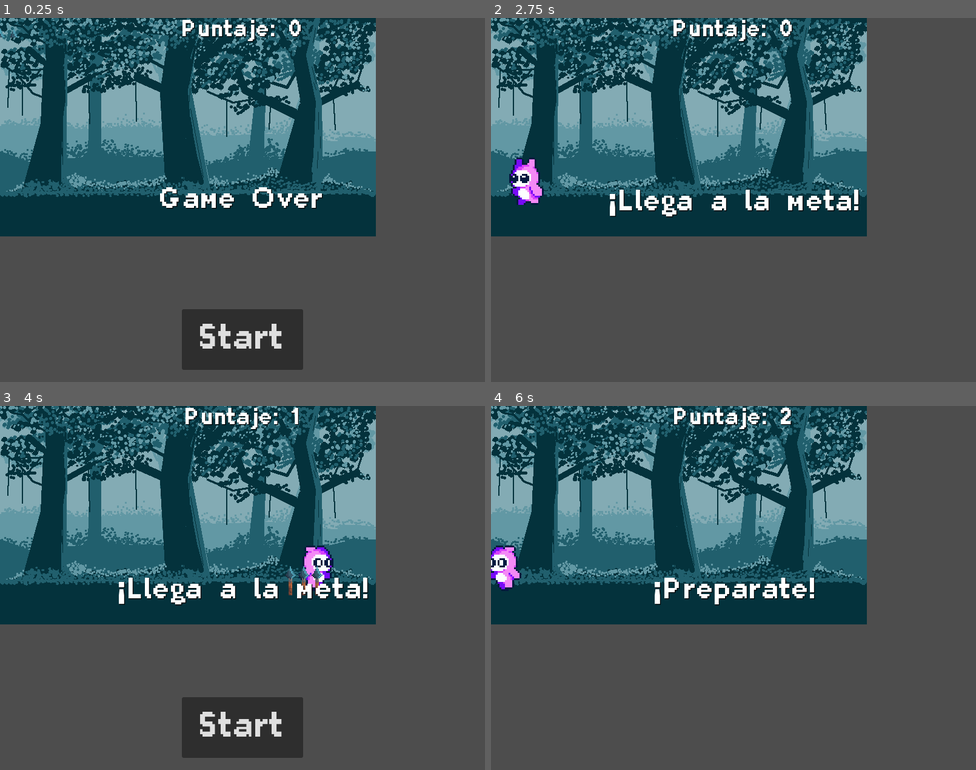
Above: before the commit, frames 1-4 (two rows, left to right).
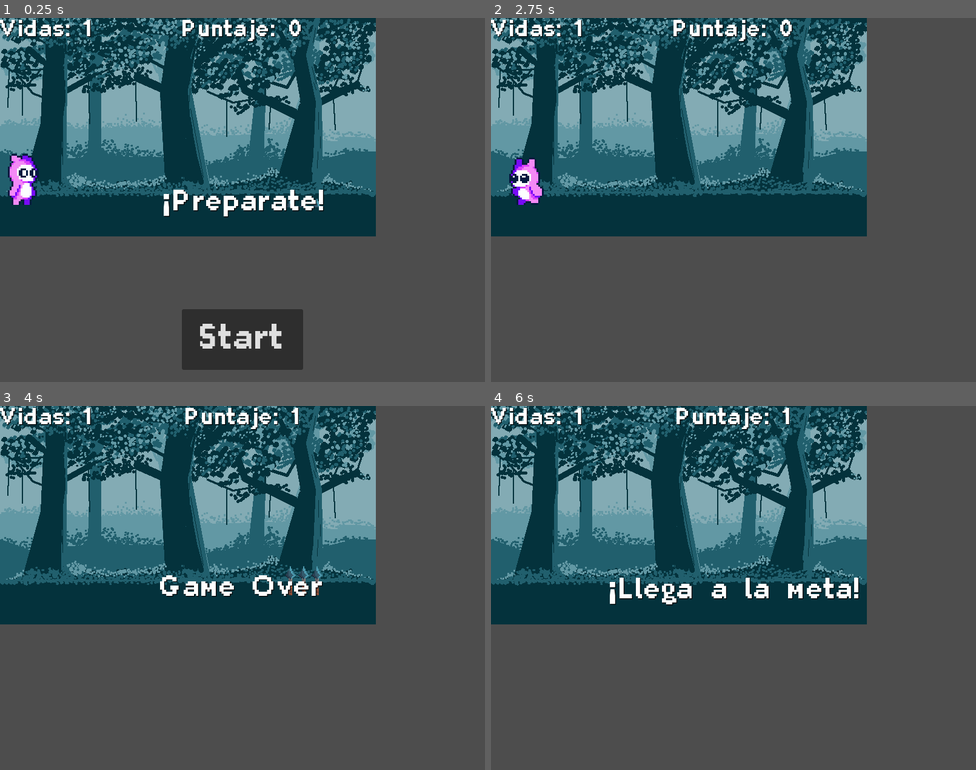
Above: after the commit, the same moments.

Repository: jjesus-dev/FV1-Racing
Game: Godot game, scene res://scenes/main.tscn
The game is run twice, just before and just after one commit, with the same random seed, the same clock (stepped at 60 frames per second) and the same inputs.
Inputs (mouse positions are in pixels of both pictures, inside the frame that each line leads up to):
- Up to frame 1 (0.25 s): no input
- Up to frame 2 (2.75 s): click "Start" at 0.5 s; hold Right (move_right) 1.28-2.03 s; hold Left (move_left) from 2.03 s (still down)
- Up to frame 3 (4 s): release Left (move_left) at 2.78 s; hold Right (move_right) from 2.78 s (still down)
- Up to frame 4 (6 s): release Right (move_right) at 4.25 s; click (733, 726) at 4.25 s, where only the run before the commit has a clickable "Start"; hold Left (move_left) from 5.03 s (still down)

The runs differ from the first frame. In frame 1, 2.4% of the frame differs, in the area x 0-67%, y 0-55%; in frame 2, 1.7%; in frame 3, 6.6%, in the area x 0-76%, y 0-97%; in frame 4, 3.2%.

Commit message:
fix: arregla colisión entre jugador y trampa feat: agrega la leyenda de las vidas del jugador

Diff:
--- a/scenes/hud.tscn
+++ b/scenes/hud.tscn
@@ -5,6 +5,14 @@
 
 [node name="HUD" type="CanvasLayer"]
 script = ExtResource("1_oo0fn")
+
+[node name="LifeLabel" type="Label" parent="."]
+offset_right = 40.0
+offset_bottom = 23.0
+theme_override_colors/font_shadow_color = Color(0, 0, 0, 1)
+theme_override_fonts/font = ExtResource("1_ahhtf")
+theme_override_font_sizes/font_size = 40
+text = "Vidas: 1"
 
 [node name="ScoreLabel" type="Label" parent="."]
 anchors_preset = 5
--- a/scenes/main.gd
+++ b/scenes/main.gd
@@ -17,14 +17,11 @@
 	$HUD.show_message("¡Preparate!")
 
 func _ready() -> void:
-	#new_game()
-	pass
-
+	new_game()
 
 func _on_score_timer_timeout() -> void:
 	score += 1
 	$HUD.update_score(score)
 
-
 func _on_start_timer_timeout() -> void:
 	$ScoreTimer.start()
--- a/scenes/mob.gd
+++ b/scenes/mob.gd
@@ -4,6 +4,7 @@
 	var mob_types = Array($AnimatedSprite2D.sprite_frames.get_animation_names())
 	$AnimatedSprite2D.animation = mob_types.pick_random()
 	$AnimatedSprite2D.play()
+	hide()
 
 # Resetear la trampa cuando comience una nueva carrera
 func start(myPosition):
--- a/scenes/player.gd
+++ b/scenes/player.gd
@@ -7,9 +7,9 @@
 var player_size
 
 func _ready():
+	hide()
 	screen_size = get_viewport_rect().size
 	player_size = $CollisionShape2D.shape.get_rect().size
-	hide()
 
 func _process(delta: float) -> void:
 	var velocity = Vector2.ZERO
@@ -39,14 +39,14 @@
 	position += velocity * delta
 	position = position.clamp(Vector2.ZERO + (player_size / 2), screen_size - (player_size / 2))
 
-# Colocar _ antes de la variable body para hacerla opcional si después la necesitamos
-func _on_body_entered(_body: Node2D) -> void:
-	hide() # Jugador desaparece después de ser golpeado
-	hit.emit()
-	$CollisionShape2D.set_deferred("disabled", true)
-
 # Resetear al jugador cuando comience una nueva carrera
 func start(myPosition):
 	position = myPosition
 	show()
 	$CollisionShape2D.disabled = false
+
+func _on_body_entered(_body: Node2D) -> void:
+	print("contacto")
+	hide()
+	hit.emit()
+	$CollisionShape2D.set_deferred("disabled", true)
